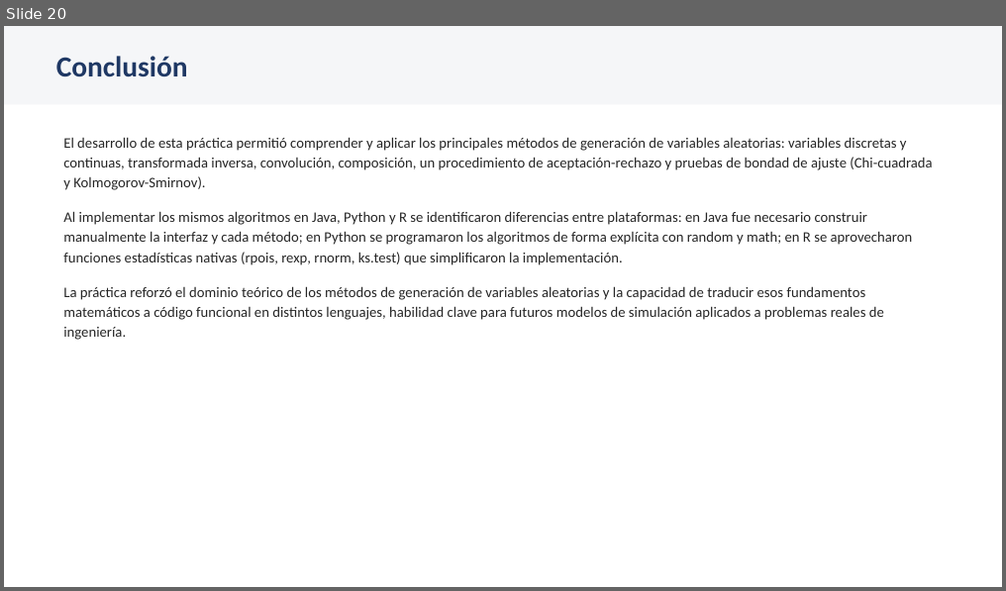
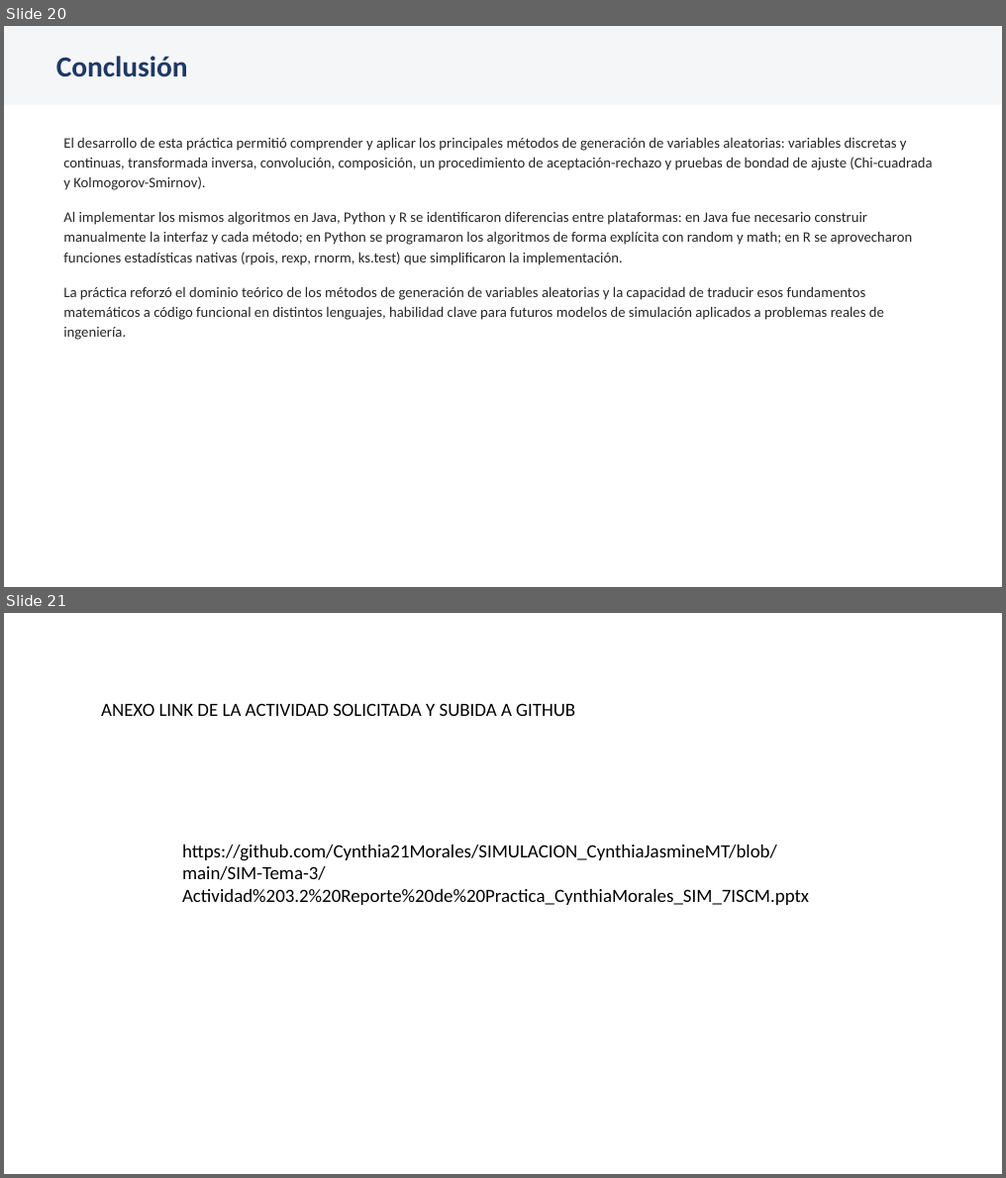
Before and after one commit to Cynthia21Morales/SIMULACION_CynthiaJasmineMT, a slide deck: SIM-Tema-3/Actividad 3.2 Reporte de Practica_CynthiaMorales_SIM_7ISCM.pptx. Shown one above the other, each under a label of ours: slide 20 before the commit, slides 20 and 21 after it. The pictures are 1006x591 and 1006x1178 pixels, drawn with LibreOffice and Linux fonts; fonts in the diff are those of the drawing. Boxes give left, top, right and bottom in pixels: in the first picture for what was removed or moved away, otherwise in the second. Text is boxed around its words. In the diff, an @@ line names an element or a change of style, - is before the commit and + after.

Commit message:
Tema 3

```diff
--- a/SIM-Tema-3/Actividad 3.2 Reporte de Practica_CynthiaMorales_SIM_7ISCM.pptx
+++ b/SIM-Tema-3/Actividad 3.2 Reporte de Practica_CynthiaMorales_SIM_7ISCM.pptx
@@ slide 21 added at (4, 613, 1002, 1174), background #FFFFFF @@
@@ text added at (101, 703, 575, 716), 18 pt, text #000000 @@
+ANEXO LINK DE LA ACTIVIDAD SOLICITADA Y SUBIDA A GITHUB
@@ text added at (182, 845, 809, 905), 18 pt, text #000000 @@
+https://github.com/Cynthia21Morales/SIMULACION_CynthiaJasmineMT/blob/main/SIM-Tema-3/Actividad%203.2%20Reporte%20de%20Practica_CynthiaMorales_SIM_7ISCM.pptx
```
Also in this commit, not shown: 5 other files.
